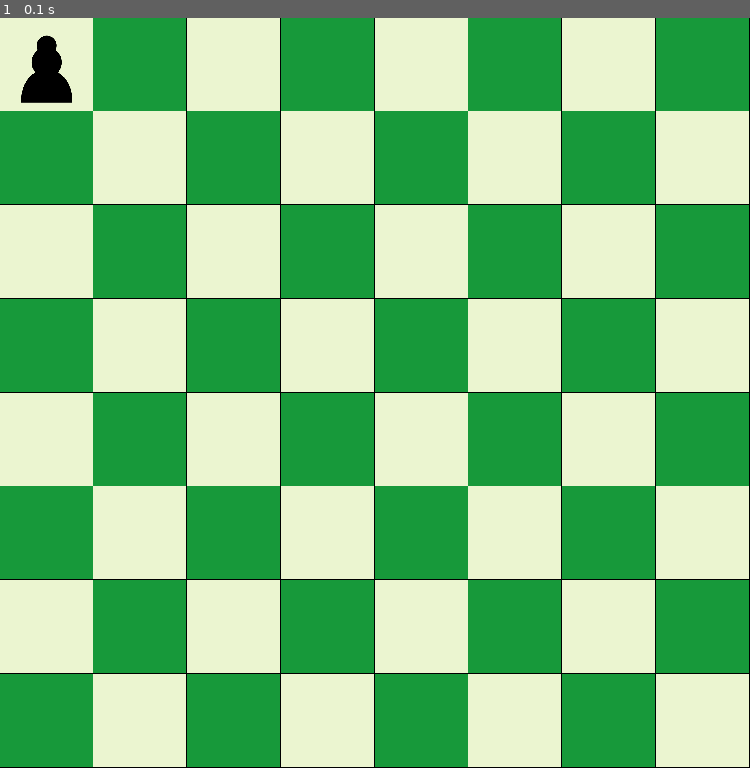
Above: before the commit, frame 1.
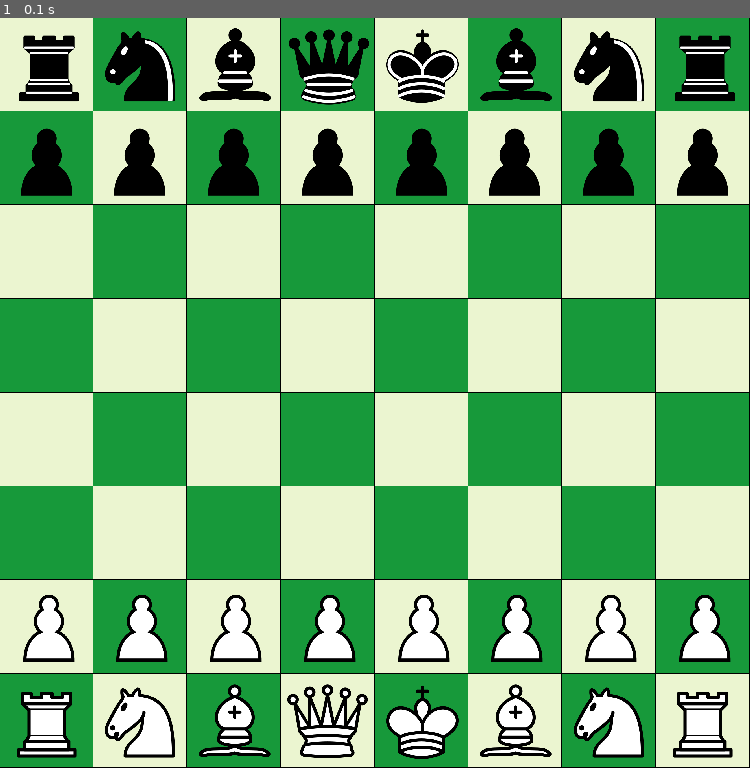
Above: after the commit, the same moment.

Repository: chenxk619/test
Game: pygame game, started from chess.py
Same seed, same stepped clock (60 frames per second), same inputs: the game is played once before the commit and once after it.
Inputs:
- Up to frame 1 (0.1 s): no input

The runs differ from the first frame. In frame 1, 15% of the frame differs, in the area x 2-98%, y 1-99%.

Commit message:
Revert "Update minesweeper.py"
This reverts commit deba3b76

Diff:
--- a/chess.py
+++ b/chess.py
@@ -1,6 +1,7 @@
 import pygame
 import sys
 import numpy
+import math
 
 #General board idea :
 #
@@ -44,35 +45,35 @@
     black_king = Pieces("black_king", -6, 1)
     white_king = Pieces("white_king", 6, 1)
 
-    chess_dic = {-1: black_pawn, 1: white_pawn, -2: black_rook, 2: white_rook, -3: black_bishop, 3: white_bishop,
+    chess_dic = {0: None, -1: black_pawn, 1: white_pawn, -2: black_rook, 2: white_rook, -3: black_bishop, 3: white_bishop,
                  -4: black_knight, 4: white_knight, -5: black_queen, 5: white_queen,
                  -6: black_king, 6: white_king}
 
     #Load in pieces
     for i in range(board.const):
-        board.content[1][i] = black_pawn.id
-        board.content[6][i] = white_pawn.id
+        board.content[i][1] = black_pawn.id
+        board.content[i][6] = white_pawn.id
 
     for i in range(0, 8, 7):
         if i == 0:
-            board.content[i][0] = black_rook.id
-            board.content[i][7] = black_rook.id
-            board.content[i][1] = black_knight.id
-            board.content[i][6] = black_knight.id
-            board.content[i][2] = black_bishop.id
-            board.content[i][5] = black_bishop.id
-            board.content[i][3] = black_queen.id
-            board.content[i][4] = black_king.id
+            board.content[0][i] = black_rook.id
+            board.content[7][i] = black_rook.id
+            board.content[1][i] = black_knight.id
+            board.content[6][i] = black_knight.id
+            board.content[2][i] = black_bishop.id
+            board.content[5][i] = black_bishop.id
+            board.content[3][i] = black_queen.id
+            board.content[4][i] = black_king.id
 
         else:
-            board.content[i][0] = white_rook.id
-            board.content[i][7] = white_rook.id
-            board.content[i][1] = white_knight.id
-            board.content[i][6] = white_knight.id
-            board.content[i][2] = white_bishop.id
-            board.content[i][5] = white_bishop.id
-            board.content[i][3] = white_queen.id
-            board.content[i][4] = white_king.id
+            board.content[0][i] = white_rook.id
+            board.content[7][i] = white_rook.id
+            board.content[1][i] = white_knight.id
+            board.content[6][i] = white_knight.id
+            board.content[2][i] = white_bishop.id
+            board.content[5][i] = white_bishop.id
+            board.content[3][i] = white_queen.id
+            board.content[4][i] = white_king.id
 
     return chess_dic
 
@@ -99,8 +100,20 @@
                                      , (board.space) , (board.space)))
 
 
-        bp = -1
-        screen.blit(chess_dic[bp].sprite, (0,0))
+        for i in range(board.const):
+            for j in range(board.const):
+
+                chess_piece = board.content[i][j]
+                if chess_piece != 0:
+                    screen.blit(chess_dic[chess_piece].sprite, (board.space * i,board.space * j))
+
+        #Makes a move
+        if pygame.mouse.get_pressed()[0]:
+            mouse_pos = pygame.mouse.get_pos()
+            mouse_pos = [math.floor(mouse_pos[0] / board.space), math.floor(mouse_pos[1] / board.space)]
+            if board.content[mouse_pos[0], mouse_pos[1]] != 0:
+                print(board.content[mouse_pos[0], mouse_pos[1]])
+
         pygame.display.update()
 
 def main():
